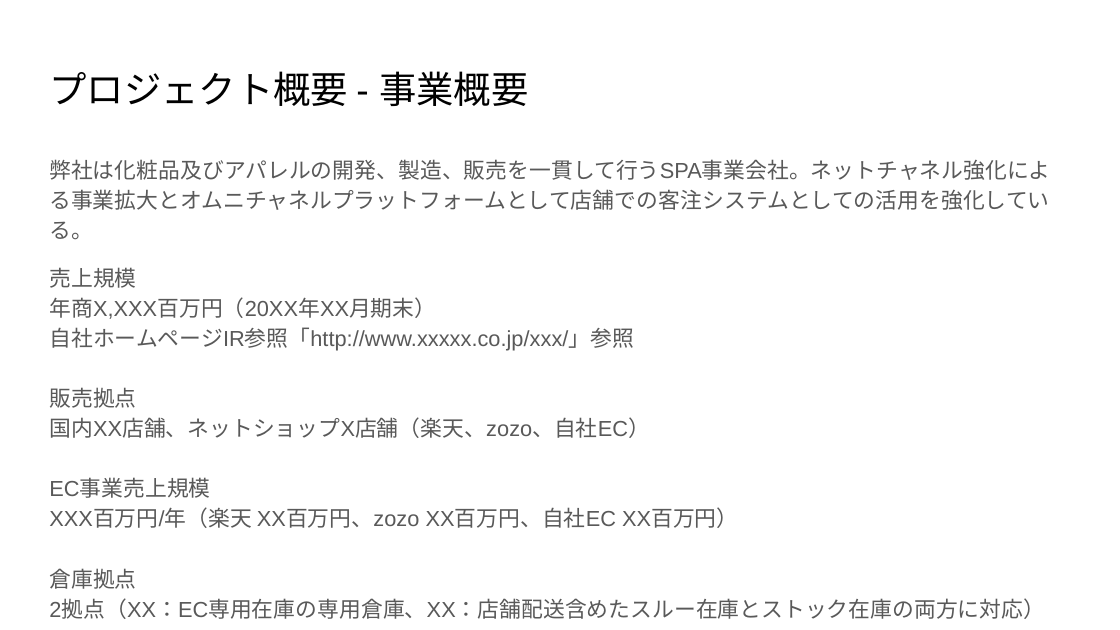
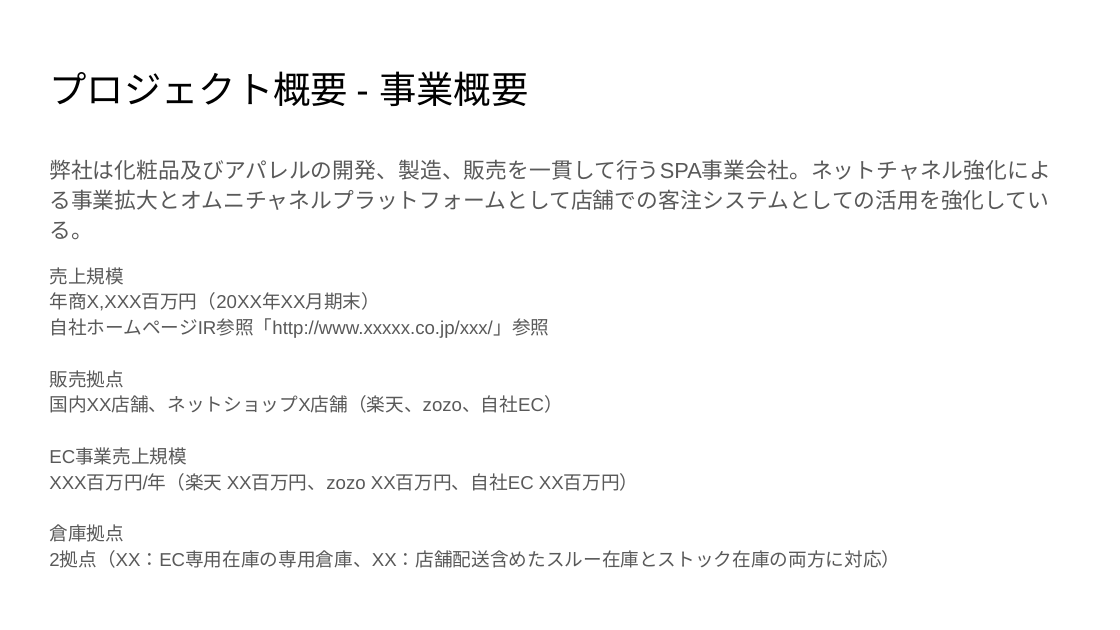
Before and after one commit to tomoriyamaaa/pm-cause-ec, a slide deck: slide 7 of RFP/RFP.pptx (slide 6 before the commit). Drawn at 1120x630 pixels with LibreOffice and Linux fonts; fonts in the diff are those of the drawing. Boxes give left, top, right and bottom in pixels: in the first picture for what was removed or moved away, otherwise in the second. Text is boxed around its words. In the diff, an @@ line names an element or a change of style, - is before the commit and + after.

```diff
--- a/RFP/RFP.pptx
+++ b/RFP/RFP.pptx
@@ text at bbox=[49, 267, 900, 568]: size 14 to 12 pt in "売上規模", "年商X,XXX百万円（20XX年XX月期末）", "自社ホームページIR参照「http://www.xxxxx.co.jp/xxx/」参照", "販売拠点" and 5 more places @@
```
Also in this commit, not shown: 8 other slides changed, 4 slides added.
